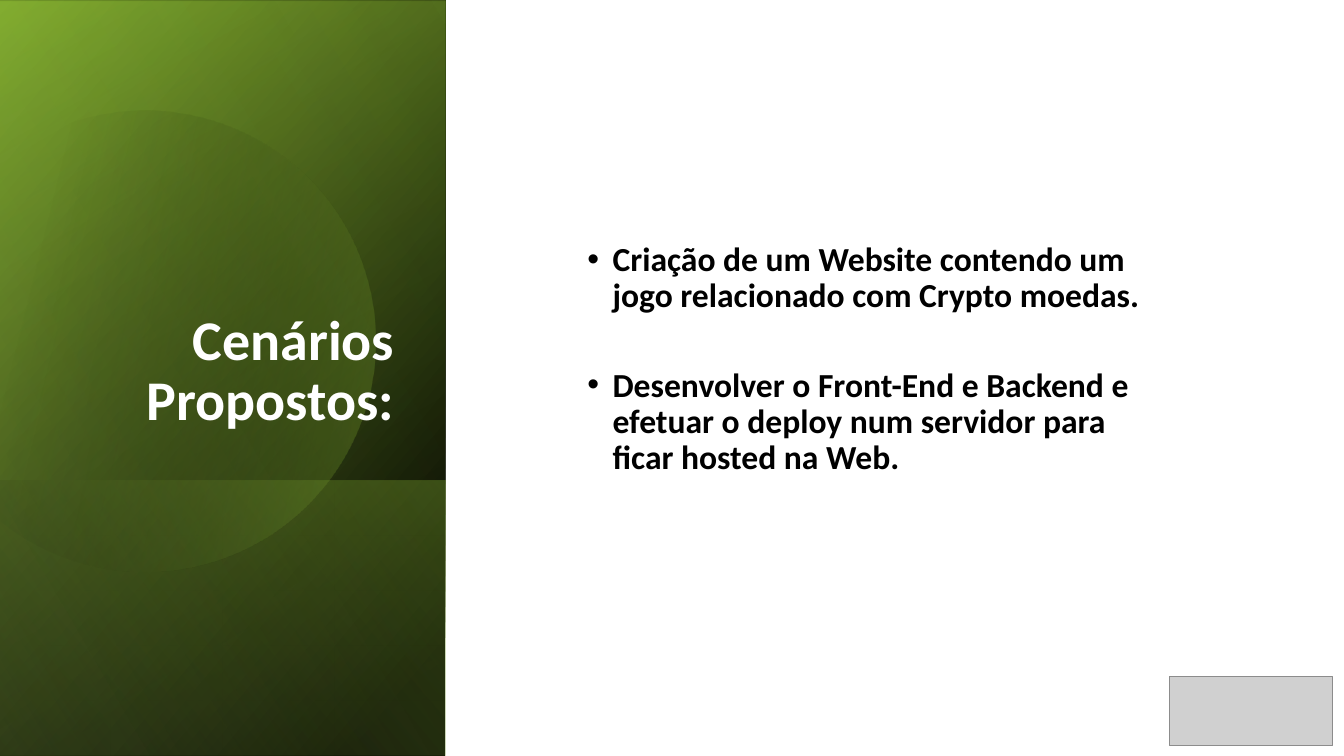
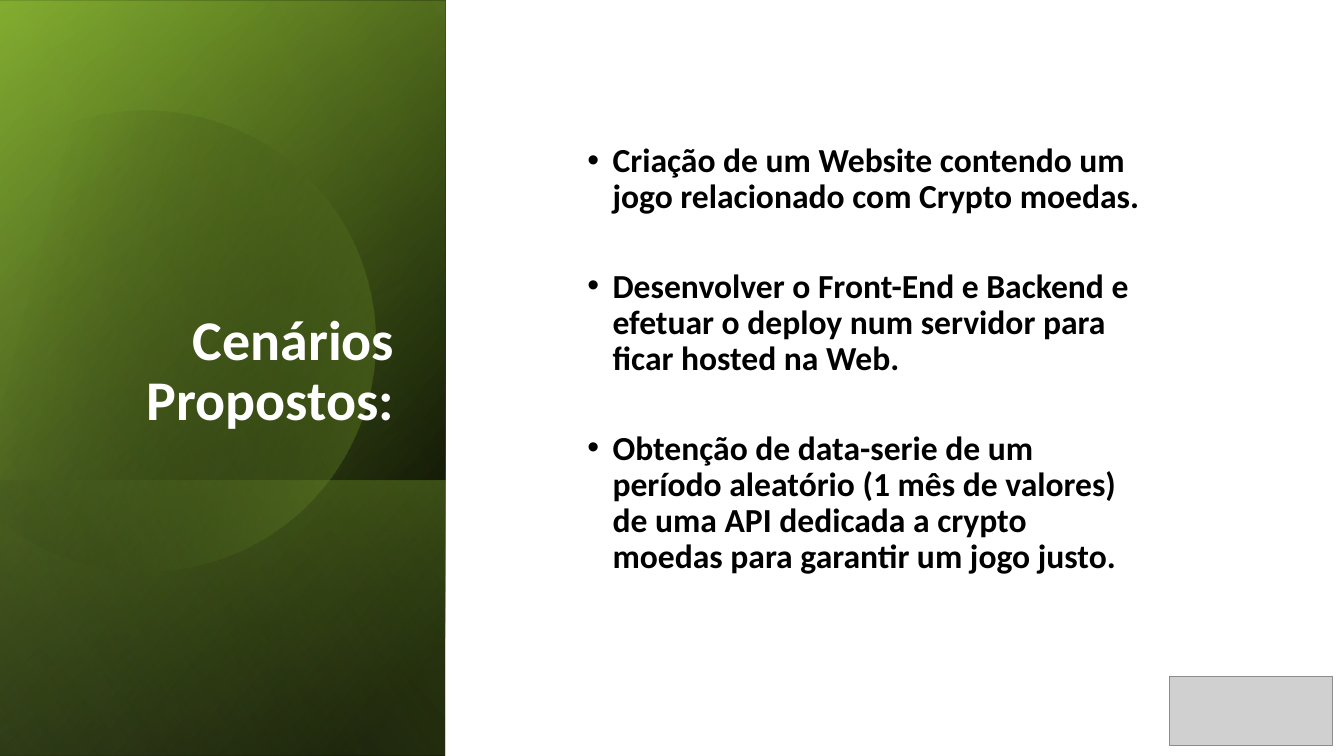
Before and after one commit to pmdmartins21/Crypto-Challenge, a slide deck: slide 2 of Requisitos/CryptoChallenger.pptx. Drawn at 1344x756 pixels with LibreOffice and Linux fonts; fonts in the diff are those of the drawing; grey boxes stand for pictures. Boxes give left, top, right and bottom in pixels: in the first picture for what was removed or moved away, otherwise in the second. Text is boxed around its words. In the diff, an @@ line names an element or a change of style, - is before the commit and + after.

```diff
--- a/Requisitos/CryptoChallenger.pptx
+++ b/Requisitos/CryptoChallenger.pptx
@@ text at <box>613,436,1116,574</box>: paragraph added @@
+• Obtenção de data-serie de um período aleatório (1 mês de valores) de uma API dedicada a crypto moedas para garantir um jogo justo.
```
Also in this commit, not shown: 1 other slide changed, 2 slides added, 3 slides removed, 1 other file.
